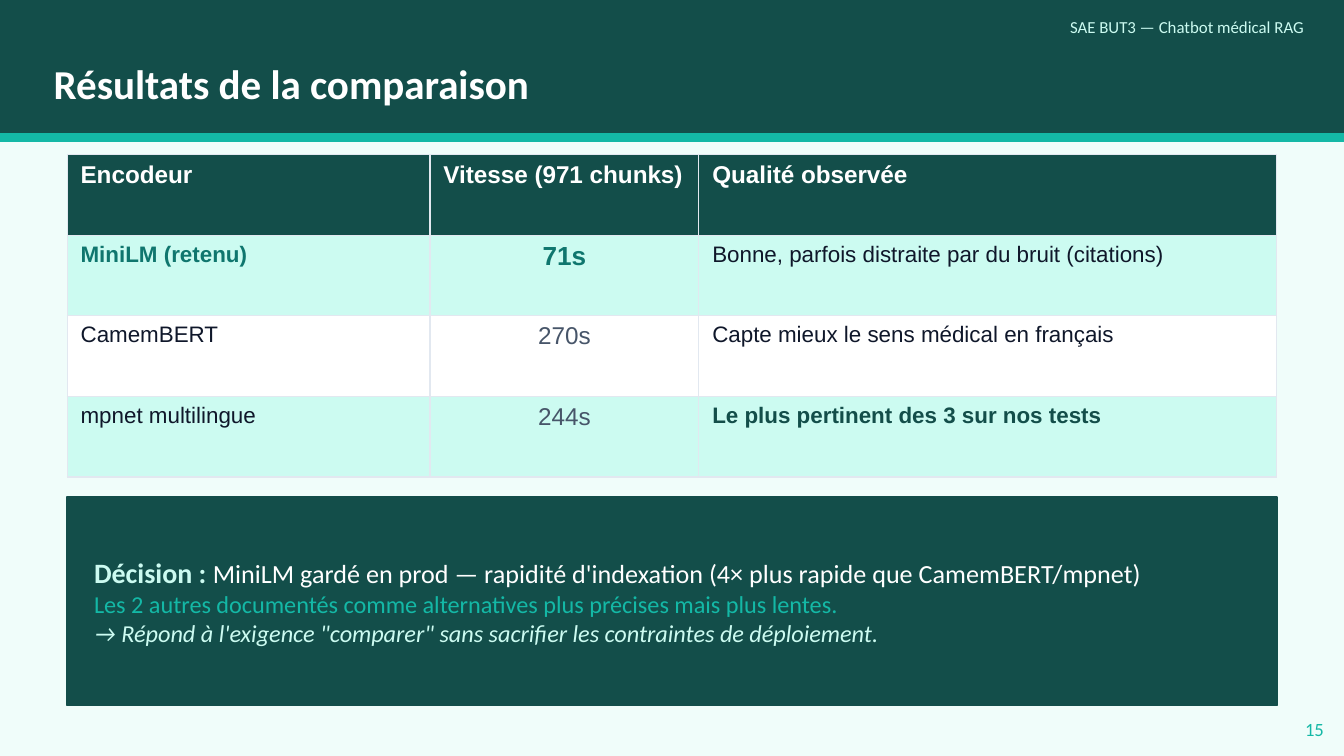
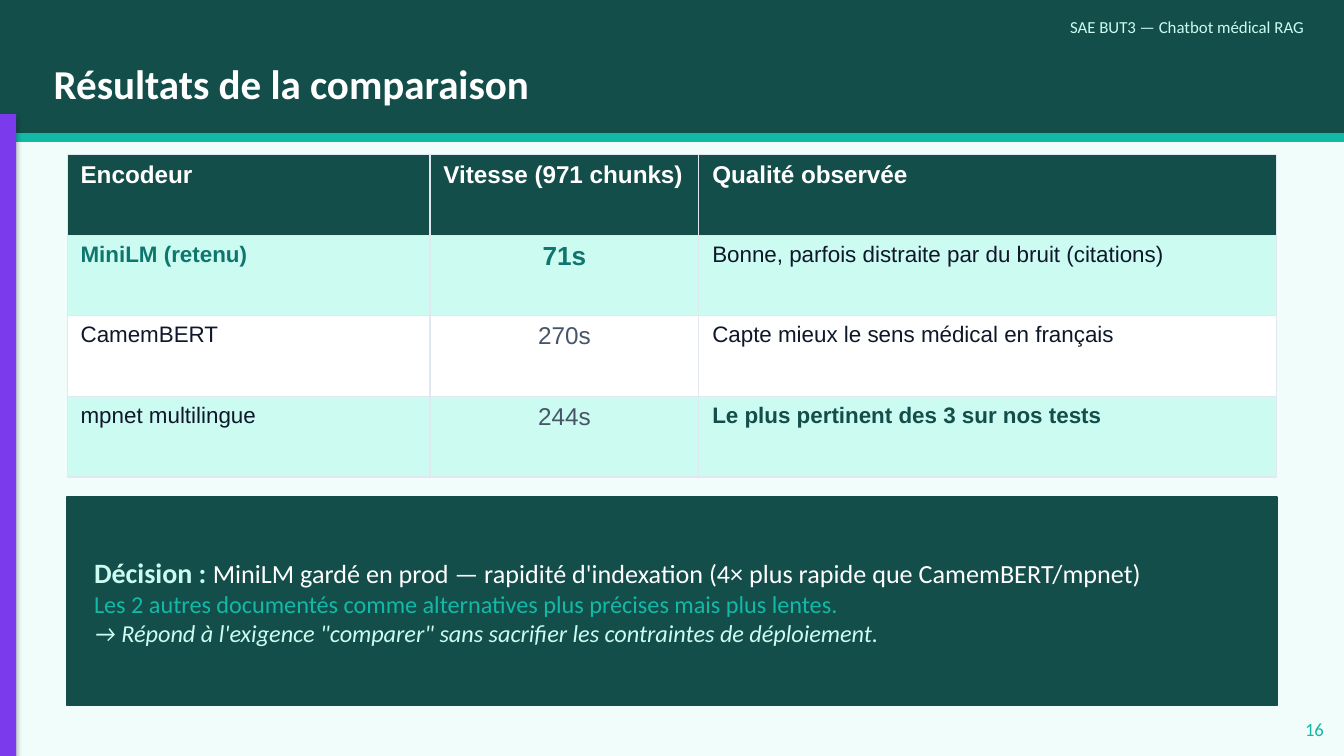
Before and after one commit to YousraWsites/-chatbot-medical-s6, a slide deck: slide 16 of docs/soutenance.pptx. Drawn at 1344x756 pixels with LibreOffice and Linux fonts; fonts in the diff are those of the drawing. Boxes give left, top, right and bottom in pixels: in the first picture for what was removed or moved away, otherwise in the second. Text is boxed around its words. In the diff, an @@ line names an element or a change of style, - is before the commit and + after.

Commit message:
slides: 3 fixes UX (barres par partie + sommaire aligné + wording adouci)
1) Sommaire (slide 2) reconstruit proprement :
   - 5 sections bien alignées en colonnes (numéro 30pt + titre + meta)
   - Section 05 'Conclusion & Questions' qui manquait avant
   - Numéros colorés par partie (teal/bleu/violet/amber/teal-clair)
   - Footer + numéro de page propre

2) Barres verticales colorées par partie sur chaque slide de contenu :
   - Position fixée : sous le header (pas pleine hauteur qui collidait
     avec le header teal foncé et la rendait invisible)
   - Largeur 0.12 inch, hauteur 6.55 inch
   - Couleurs cohérentes avec les slides séparatrices PARTIE :
       * Grace (slides 4-7)   : teal-500 #14b8a6
       * Yousra (slides 9-13) : blue-600 #2563eb
       * Imane (slides 15-18) : violet-600 #7c3aed
       * Yannis (slides 20-26): amber-500 #f59e0b
   Permet de voir instantanément à quelle partie appartient chaque slide.

3) Adouci wording slide 'Pourquoi un LLM tout fait' :
   "La SAE ne demande pas d'inventer un LLM — hors de portée en BUT3."
   → "L'enjeu n'est pas de réinventer un LLM, mais de savoir l'orchestrer."
   Le prof sait très bien ce qu'il a demandé, pas besoin de le rappeler
   de cette façon.

Bonus : numéros de page footer renumérotés selon la position réelle
(après ajout du sommaire, tout était décalé de +1).

```diff
--- a/docs/soutenance.pptx
+++ b/docs/soutenance.pptx
@@ rectangle added at (x1=0, y1=114, x2=16, y2=756), fill #7C3AED @@
@@ text at (x1=1305, y1=723, x2=1324, y2=736): text changed @@
-15
+16
```
Also in this commit, not shown: 21 other slides changed, 1 other file.
